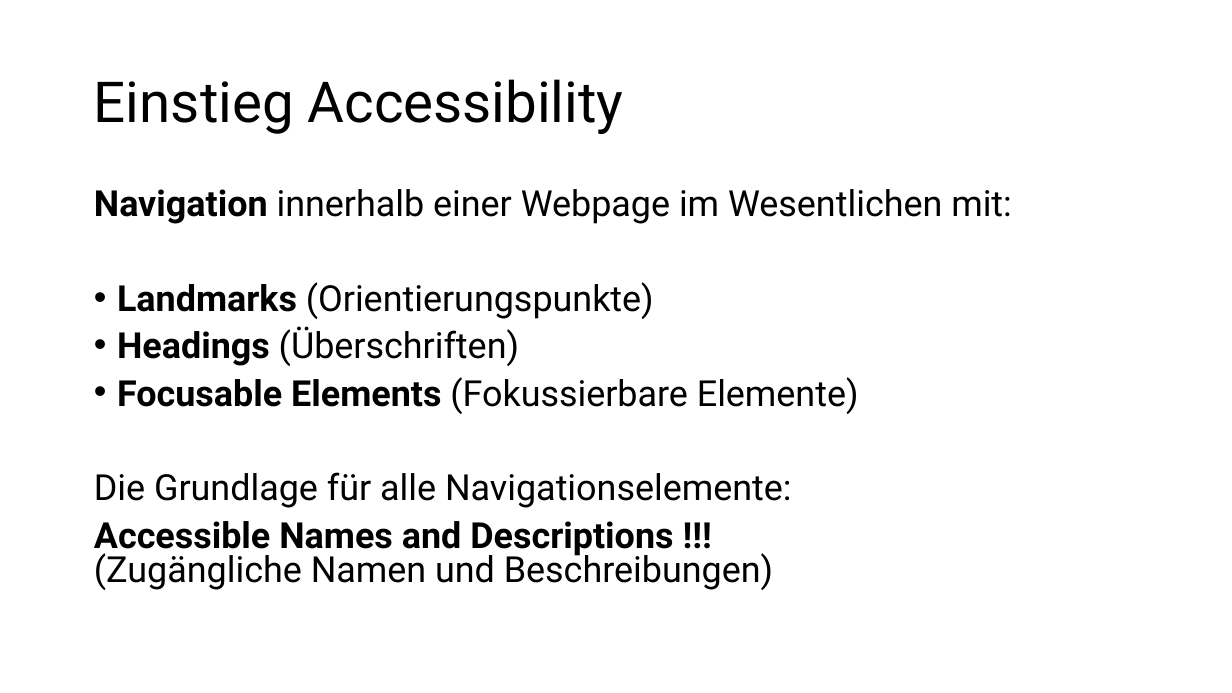
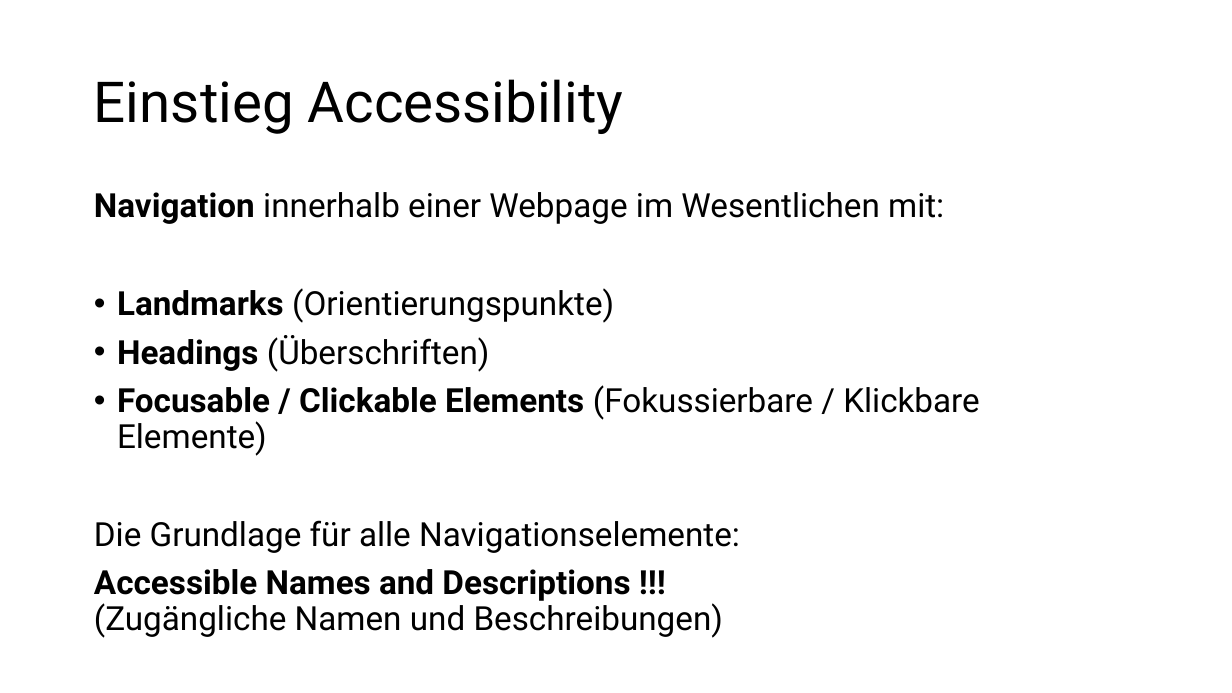
Before and after one commit to aykut-rocks/web-frontend-accessibility-training, a slide deck: slide 16 of Web-Frontend-Accessibility-02.pptx. Drawn at 1232x693 pixels with LibreOffice and Linux fonts; fonts in the diff are those of the drawing. Boxes give left, top, right and bottom in pixels: in the first picture for what was removed or moved away, otherwise in the second. Text is boxed around its words. In the diff, an @@ line names an element or a change of style, - is before the commit and + after.

```diff
--- a/Web-Frontend-Accessibility-02.pptx
+++ b/Web-Frontend-Accessibility-02.pptx
@@ text at [94,192,944,638]: size 28 to 25.9 pt in "Navigation innerhalb einer Webpage im Wesentlichen mit:", "Landmarks (Orientierungspunkte)", "Headings (Überschriften)", "Die Grundlage für alle Navigationselemente:" and 1 more places; line spacing 0.8 to 0.9 @@
@@ text at [117,385,980,456]: text changed; size 28 to 25.9 pt @@
-• Focusable Elements (Fokussierbare Elemente)
+• Focusable / Clickable Elements (Fokussierbare / Klickbare Elemente)
```
Also in this commit, not shown: 1 other slide changed.
